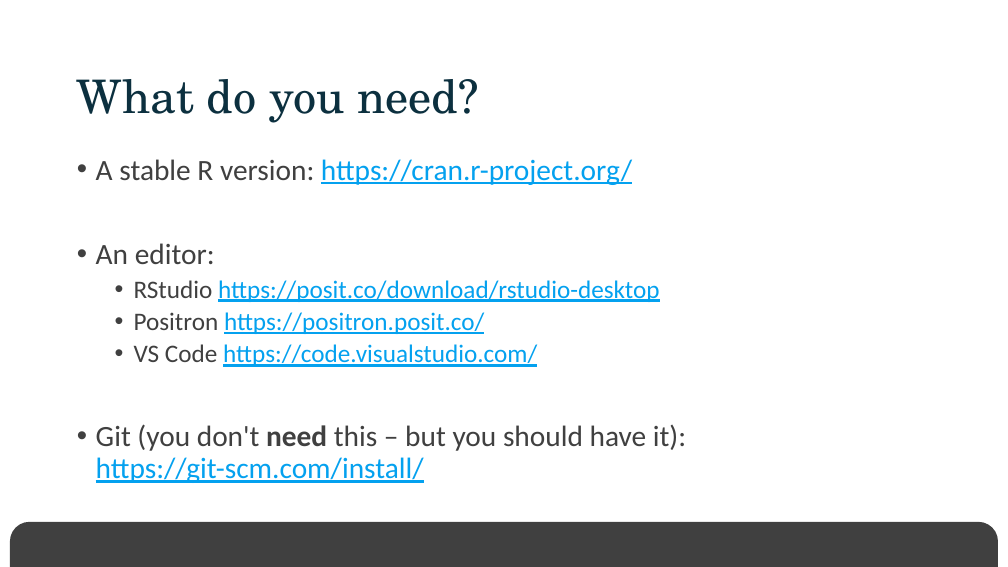
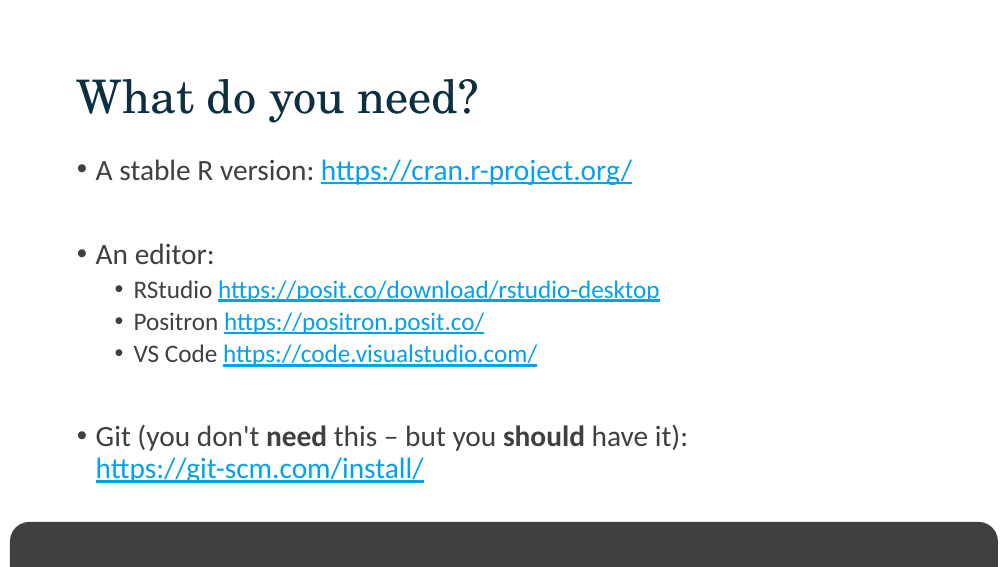
Before and after one commit to vizowl/r-exchange-tools-workshop, a slide deck: slide 7 of Low Cost Low Stress Approaches to Open Source tools.pptx. Drawn at 1008x567 pixels with LibreOffice and Linux fonts; fonts in the diff are those of the drawing; background and template pictures are left out. Boxes give left, top, right and bottom in pixels: in the first picture for what was removed or moved away, otherwise in the second. Text is boxed around its words. In the diff, an @@ line names an element or a change of style, - is before the commit and + after.

```diff
--- a/Low Cost Low Stress Approaches to Open Source tools.pptx
+++ b/Low Cost Low Stress Approaches to Open Source tools.pptx
@@ text at box(96, 424, 688, 483): bold on in "should" @@
```
Also in this commit, not shown: 15 other files.
